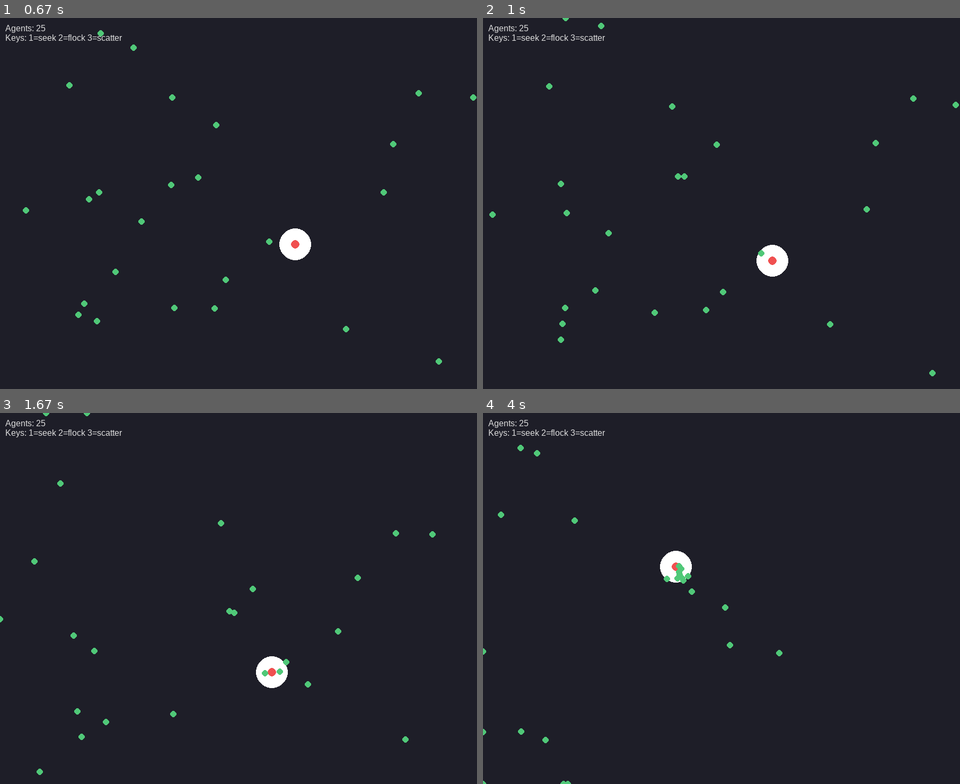
Above: before the commit, frames 1-4 (two rows, left to right).
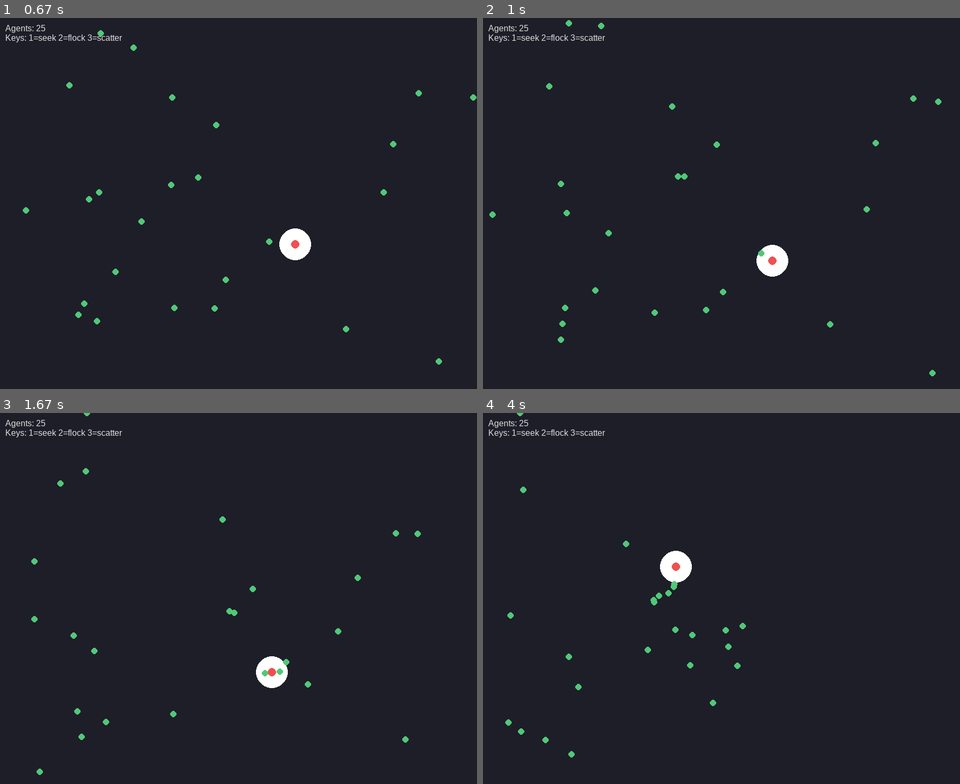
Above: after the commit, the same moments.

Repository: ASachoTanzer/ME459Swarm
Game: pygame game, started from swarm_sim/main.py
The game is run twice, just before and just after one commit, with the same random seed, the same clock (stepped at 60 frames per second) and the same inputs.
Inputs:
- Up to frame 1 (0.67 s): no input
- Up to frame 2 (1 s): no input
- Up to frame 3 (1.67 s): no input
- Up to frame 4 (4 s): no input

Frame 1 is identical in both runs. In frame 2, less than 0.1% of the frame differs, in the area x 16-100%, y 0-25%; in frame 3, 0.1%; in frame 4, 0.6%, in the area x 0-63%, y 0-100%.

Commit message:
added wall repulsion

Diff:
--- a/swarm_sim/algorithms.py
+++ b/swarm_sim/algorithms.py
@@ -45,20 +45,53 @@
     v_rep = - sum_j aR * r_vec / r^(d+1)
     where r_vec = pos_j - pos_i, r = |r_vec|, d = config.AR_D
     """
-    ax = ay = 0.0
-    dpow = config.AR_D
-    aR = sim.aR
-    for n in neighbors:
-        rx = n.pos[0] - agent.pos[0]
-        ry = n.pos[1] - agent.pos[1]
-        r = math.hypot(rx, ry)
-        if r == 0:
-            continue
-        # contribution: - aR * (r_vec) / r^(d+1)
-        factor = -aR**dpow / (r ** (dpow + 1))
-        ax += factor * rx
-        ay += factor * ry
-    return (ax, ay)
+    rep_wall_x, rep_wall_y = wall_repulsion(agent, sim)
+    if rep_wall_x != 0 or rep_wall_y != 0:
+        return (rep_wall_x, rep_wall_y)
+    else:
+        ax = ay = 0.0
+        dpow = config.AR_D
+        aR = sim.aR
+        for n in neighbors:
+            rx = n.pos[0] - agent.pos[0]
+            ry = n.pos[1] - agent.pos[1]
+            r = math.hypot(rx, ry)
+            if r == 0:
+                continue
+            # contribution: - aR * (r_vec) / r^(d+1)
+            factor = -aR**dpow / (r ** (dpow + 1))
+            ax += factor * rx
+            ay += factor * ry
+        return (ax, ay)
+
+
+def wall_repulsion(agent, sim):
+    """Repel agent from simulation walls when within WALL_MARGIN.
+
+    Returns a vector pushing agent away from nearby walls.
+    """
+    margin = config.WALL_MARGIN
+    strength = config.WALL_STRENGTH
+    x, y = agent.pos
+    w, h = sim.window_size
+    wx = wy = 0.0
+    # left wall
+    if x < margin and x > 0:
+        r = max(x, 1e-4)
+        wx += strength * (1.0 / (r ** config.AR_D))
+    # right wall
+    if x > (w - margin):
+        r = max(w - x, 1e-4)
+        wx -= strength * (1.0 / (r ** config.AR_D))
+    # top wall
+    if y < margin and y > 0:
+        r = max(y, 1e-4)
+        wy += strength * (1.0 / (r ** config.AR_D))
+    # bottom wall
+    if y > (h - margin):
+        r = max(h - y, 1e-4)
+        wy -= strength * (1.0 / (r ** config.AR_D))
+    return (wx, wy)
 
 
 def vpso_component(agent, nbest_pos):
--- a/swarm_sim/config.py
+++ b/swarm_sim/config.py
@@ -28,4 +28,10 @@
 # Velocity clamp
 V_MAX = MAX_SPEED
 
+# Wall repulsion parameters
+# Distance (pixels) from wall where repulsion starts
+WALL_MARGIN = 20
+# Strength multiplier for wall repulsion
+WALL_STRENGTH = 2.0
+
 USE_MOTHERSHIP = False
